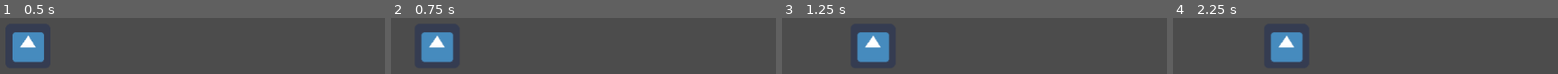
Above: before the commit, frames 1-4 (left to right).
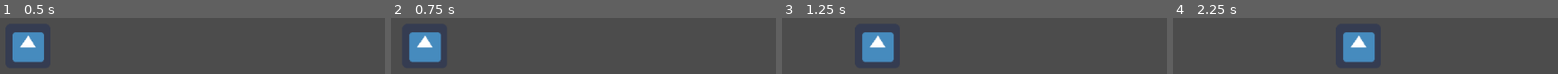
Above: after the commit, the same moments.

Repository: ludum-rlyeh/LD49-Unstable
Game: Godot game, scene res://Scenes/LevelTest.tscn
The game is run twice, just before and just after one commit, with the same random seed, the same clock (stepped at 60 frames per second) and the same inputs. The engine's default icon, where the game draws it, is replaced by a stand-in: a white triangle on a blue panel in a dark square.
Inputs:
- Up to frame 1 (0.5 s): no input
- Up to frame 2 (0.75 s): tap Enter (ui_accept) at 0.5 s; hold Right (ui_right) from 0.53 s (still down); hold Shift (ui_shift, bound only after the commit) from 0.53 s (still down)
- Up to frame 3 (1.25 s): keep holding Right (ui_right); keep holding Shift (ui_shift, bound only after the commit); tap Enter (ui_accept) at 0.77, 0.8, 1.07 s
- Up to frame 4 (2.25 s): release Right (ui_right) at 1.28 s; release Shift (ui_shift, bound only after the commit) at 1.28 s; hold Down (ui_down) 1.28-2.03 s; tap Enter (ui_accept) at 1.35, 1.52, 1.82 s; tap Shift (ui_shift, bound only after the commit) at 1.55 s; hold Right (ui_right) from 2.03 s (still down); hold Shift (ui_shift, bound only after the commit) from 2.03 s (still down)

Frame 1 is identical in both runs. In frame 2, 4.5% of the frame differs, in the area x 4-17%, y 25-80%; in frame 3, 2.0%; in frame 4, 9.1%, in the area x 25-53%, y 25-80%.

Commit message:
modif control player smooth

Diff:
--- a/Scenes/FallingObject.tscn
+++ b/Scenes/FallingObject.tscn
@@ -2,6 +2,7 @@
 
 [sub_resource type="PhysicsMaterial" id=1]
 rough = true
+bounce = 0.1
 absorbent = true
 
 [node name="FallingObject" type="RigidBody2D"]
--- a/Scenes/FallingObjects/Chaise.tscn
+++ b/Scenes/FallingObjects/Chaise.tscn
@@ -3,6 +3,8 @@
 [ext_resource path="res://Scenes/FallingObject.tscn" type="PackedScene" id=1]
 
 [node name="Chaise" instance=ExtResource( 1 )]
+mass = 0.31
+gravity_scale = 1.0
 
 [node name="CollisionPolygon2D" parent="." index="0"]
 polygon = PoolVector2Array( -15.7895, 5.82649, -15.7895, -17.0879, 13.6419, -16.8777, 14.0623, -44.6273, 16.3748, -44.6273, 16.1646, 6.24694, 12.3805, 6.03672, 12.801, -13.7243, -12.8464, -13.7243, -12.8464, 5.19582 )
--- a/Scenes/FallingObjects/Statue.tscn
+++ b/Scenes/FallingObjects/Statue.tscn
@@ -3,6 +3,8 @@
 [ext_resource path="res://Scenes/FallingObject.tscn" type="PackedScene" id=1]
 
 [node name="Statue" instance=ExtResource( 1 )]
+mass = 9.63
+gravity_scale = 1.0
 
 [node name="CollisionPolygon2D" parent="." index="0"]
 polygon = PoolVector2Array( -27.5422, 67.3165, -50.2464, -25.1821, -30.9058, -99.181, -65.3825, -81.5222, -65.3825, -24 …(345 unchanged characters)…
--- a/Scenes/FallingObjects/Table.tscn
+++ b/Scenes/FallingObjects/Table.tscn
@@ -3,6 +3,7 @@
 [ext_resource path="res://Scenes/FallingObject.tscn" type="PackedScene" id=1]
 
 [node name="Table" instance=ExtResource( 1 )]
+gravity_scale = 1.0
 
 [node name="CollisionPolygon2D" parent="." index="0"]
 position = Vector2( 0.31498, 0 )
--- a/Scripts/Player.gd
+++ b/Scripts/Player.gd
@@ -1,12 +1,22 @@
 extends KinematicBody2D
-
-export (Vector2) var speed = Vector2(20, 0)
+var x = 0
+var y = 0
+export (Vector2) var speed = Vector2(1, 0)
 
 func _init():
 	set_process(true)
 
 func _process(delta):
+	if Input.is_action_pressed("ui_shift"):
+		y = 0.5
+	elif !Input.is_action_pressed("ui_down"):
+		y = 1
 	if Input.is_action_pressed("ui_right"):
-		position += speed * delta
+		x += y * 2
 	elif Input.is_action_pressed("ui_left"):
-		position -= speed * delta
+		x -= y * 2
+	elif (x < 0):
+			x += 1
+	elif (x > 0):
+			x -= 1
+	position += 0.05 * x * speed * delta
--- a/project.godot
+++ b/project.godot
@@ -14,6 +14,22 @@
 run/main_scene="res://Scenes/LevelTest.tscn"
 config/icon="res://icon.png"
 
+[input]
+
+ui_accept={
+"deadzone": 0.5,
+"events": [ Object(InputEventKey,"resource_local_to_scene":false,"resource_name":"","device":0,"alt":false,"shift":false,"control":false,"meta":false,"command":false,"pressed":false,"scancode":16777221,"unicode":0,"echo":false,"script":null)
+, Object(InputEventKey,"resource_local_to_scene":false,"resource_name":"","device":0,"alt":false,"shift":false,"control":false,"meta":false,"command":false,"pressed":false,"scancode":16777222,"unicode":0,"echo":false,"script":null)
+, Object(InputEventKey,"resource_local_to_scene":false,"resource_name":"","device":0,"alt":false,"shift":false,"control":false,"meta":false,"command":false,"pressed":false,"scancode":32,"unicode":0,"echo":false,"script":null)
+, Object(InputEventJoypadButton,"resource_local_to_scene":false,"resource_name":"","device":0,"button_index":0,"pressure":0.0,"pressed":false,"script":null)
+ ]
+}
+ui_shift={
+"deadzone": 0.5,
+"events": [ Object(InputEventKey,"resource_local_to_scene":false,"resource_name":"","device":0,"alt":false,"shift":false,"control":false,"meta":false,"command":false,"pressed":false,"scancode":16777237,"unicode":0,"echo":false,"script":null)
+ ]
+}
+
 [physics]
 
 common/enable_pause_aware_picking=true
